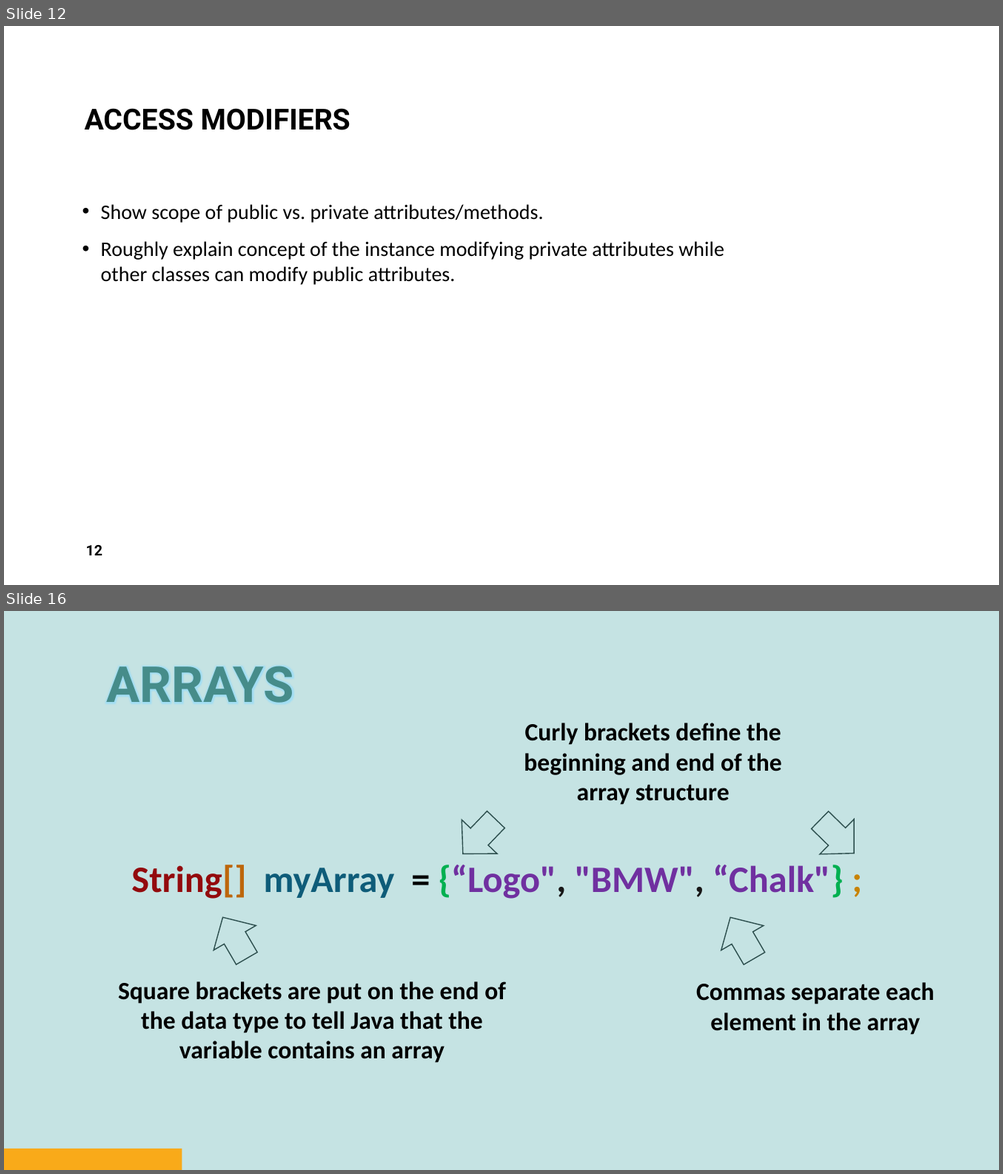
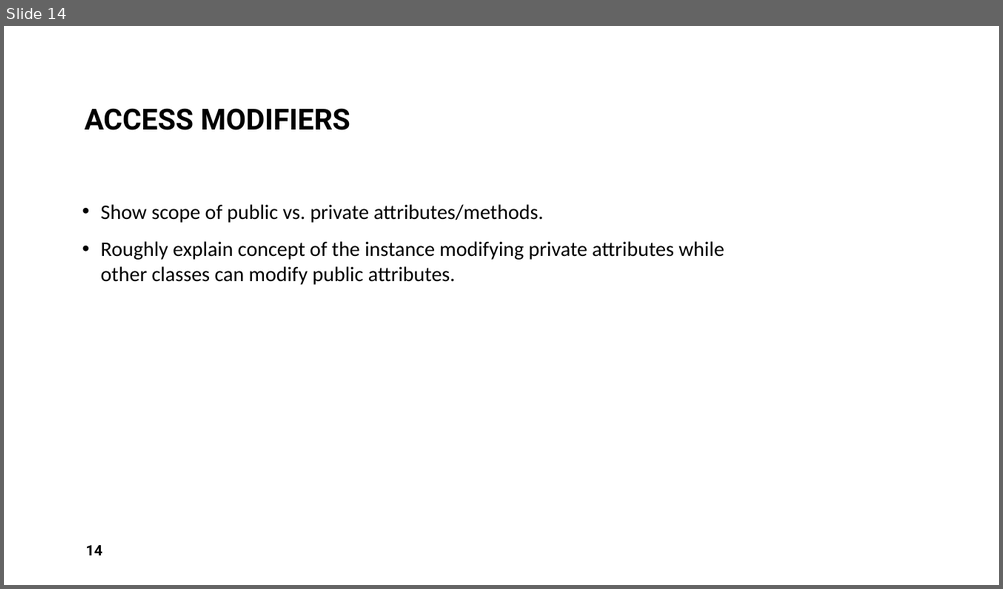
Before and after one commit to AlmightyHairball/RobotJavaClass2024, a slide deck: Presentation/Part-2.pptx. Shown one above the other, each under a label of ours: slides 12 and 16 before the commit, slide 14 after it; the slides between them are not shown. The pictures are 1003x1174 and 1003x589 pixels, drawn with LibreOffice and Linux fonts; fonts in the diff are those of the drawing; background and template pictures are left out. Boxes give left, top, right and bottom in pixels: in the first picture for what was removed or moved away, otherwise in the second. Text is boxed around its words. In the diff, an @@ line names an element or a change of style, - is before the commit and + after.

```diff
--- a/Presentation/Part-2.pptx
+++ b/Presentation/Part-2.pptx
@@ slide 16 removed at box(4, 611, 999, 1170), background #C5E3E3 @@
@@ title removed at box(106, 666, 294, 703) @@
-ARRAYS
@@ text removed at box(523, 723, 782, 805) @@
-Curly brackets define the beginning and end of the array structure
@@ right arrow removed at box(445, 803, 514, 871) @@
@@ right arrow removed at box(802, 803, 871, 871) @@
@@ text removed at box(131, 865, 843, 899) @@
-String[] myArray = {“Logo", "BMW", “Chalk"} ;
@@ right arrow removed at box(202, 906, 268, 971) @@
@@ right arrow removed at box(709, 906, 776, 971) @@
@@ text removed at box(118, 982, 506, 1063) @@
-Square brackets are put on the end of the data type to tell Java that the variable contains an array
@@ text removed at box(696, 982, 934, 1035) @@
-Commas separate each element in the array
@@ rectangle removed at box(4, 1149, 182, 1170) @@
@@ what was slide 12 is now slide 14 @@
@@ page number at box(86, 545, 102, 556): text changed @@
-12
+14
```
Also in this commit, not shown: 1 slide changed, 2 slides added, 12 other slides removed, 1 other file.
